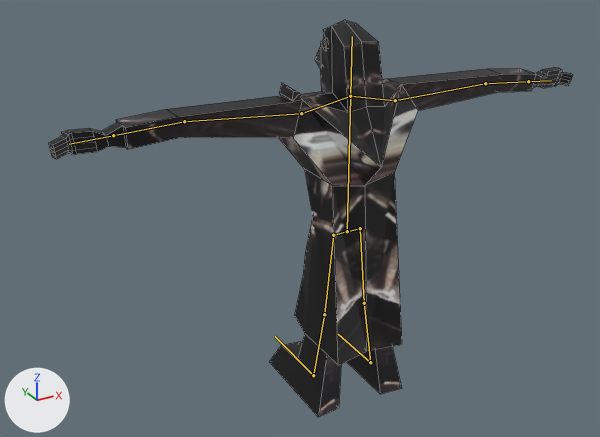
The Blender file characters/plaguerobot.blend: old version first, new version second.
The view is the same before and after, from a 50 mm camera at (-1.119, -1.764, 0.953) aimed at (-0.061, 0.159, -0.008). Arrows for +X, +Y and +Z are at lower left; the lights stay in place. Both versions are drawn at frame 0 of the action 'pose-t'; the numbers are the values there. The bones that bend it are drawn over the model as lines. Mesh edges are drawn as thin lines.

The first picture shows 'doctor'.
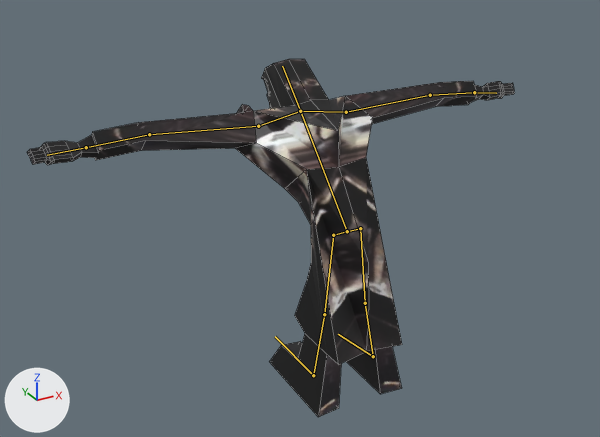
Changed parts and their boxes (x1, y1, x2, y2) in the pictures (600 x 437 px):
'doctor', posed (7% narrower, 10% shorter)
    before: (48, 20, 573, 417)
    after: (27, 59, 515, 417)
bone 'bone_spine', root to tip
    before: (347, 231) to (350, 96)
    after: (347, 231) to (300, 111)

The edits, one by one:
Bone 'bone_spine' (bone_bone_spine) turns from (0, 0, 0) to (44, 0, 0) degrees about its own x, y and z.
